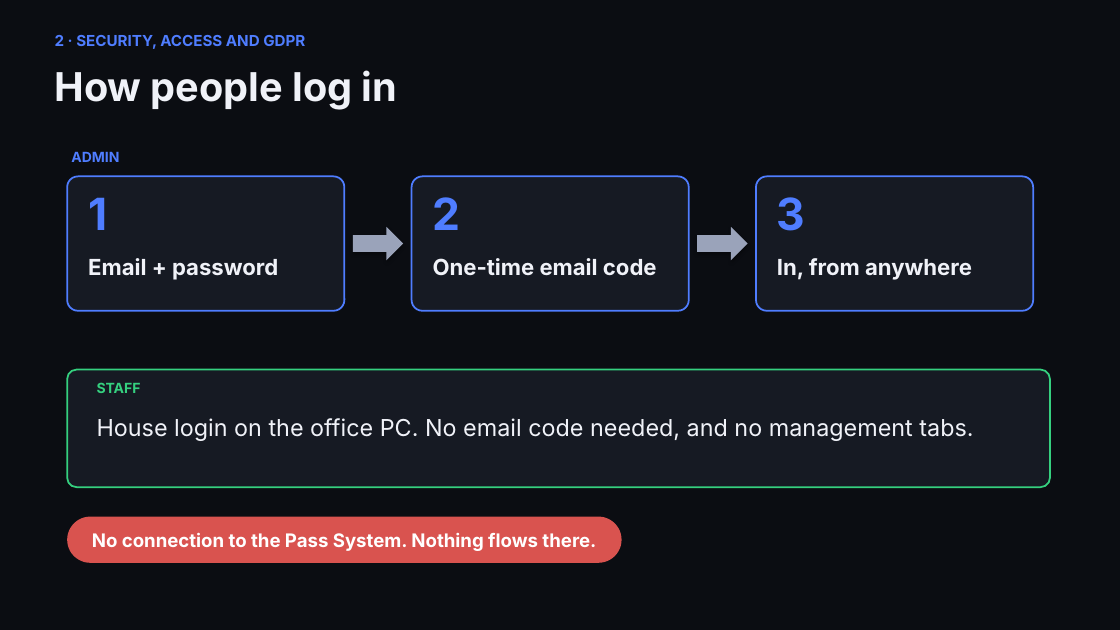
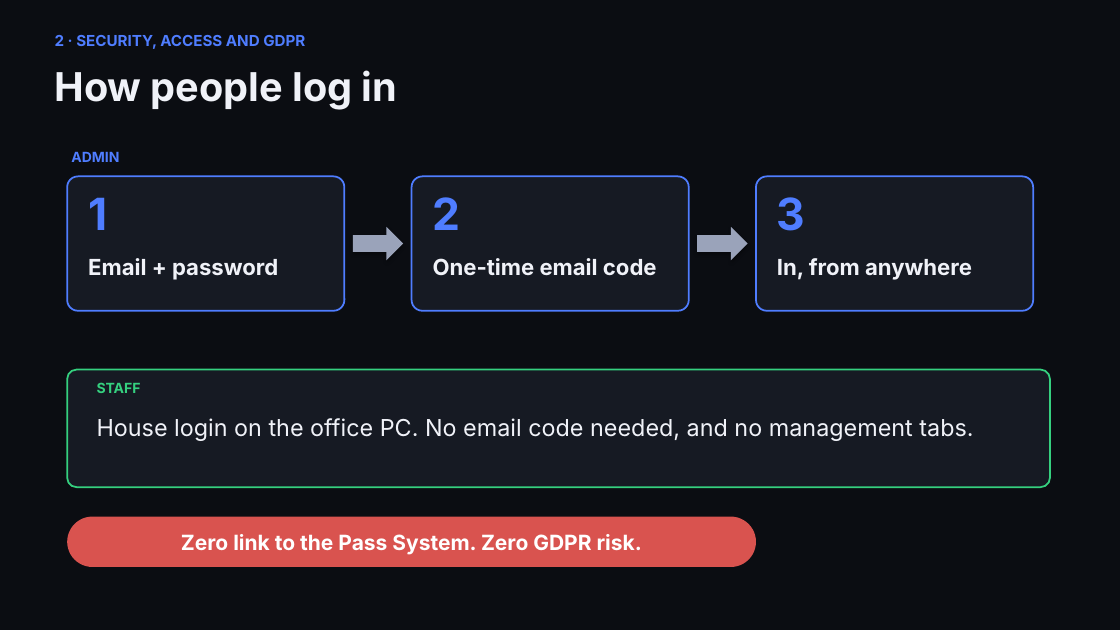
Before and after one commit to catto771-star/vinny001, a slide deck: slide 5 of docs/presentation/DS-Lodge-Boss-Presentation.pptx. Drawn at 1120x630 pixels with LibreOffice and Linux fonts; fonts in the diff are those of the drawing. Boxes give left, top, right and bottom in pixels: in the first picture for what was removed or moved away, otherwise in the second. Text is boxed around its words. In the diff, an @@ line names an element or a change of style, - is before the commit and + after.

```diff
--- a/docs/presentation/DS-Lodge-Boss-Presentation.pptx
+++ b/docs/presentation/DS-Lodge-Boss-Presentation.pptx
@@ rounded rectangle: place and size @@
-rounded rectangle at (67, 517, 622, 563)
+rounded rectangle at (67, 517, 756, 567)
@@ text at (181, 534, 642, 555): text changed; size 16 to 18 pt @@
-No connection to the Pass System. Nothing flows there.
+Zero link to the Pass System. Zero GDPR risk.
```
Also in this commit, not shown: 3 other slides changed, 1 slide added, 1 slide removed, 2 other files.
